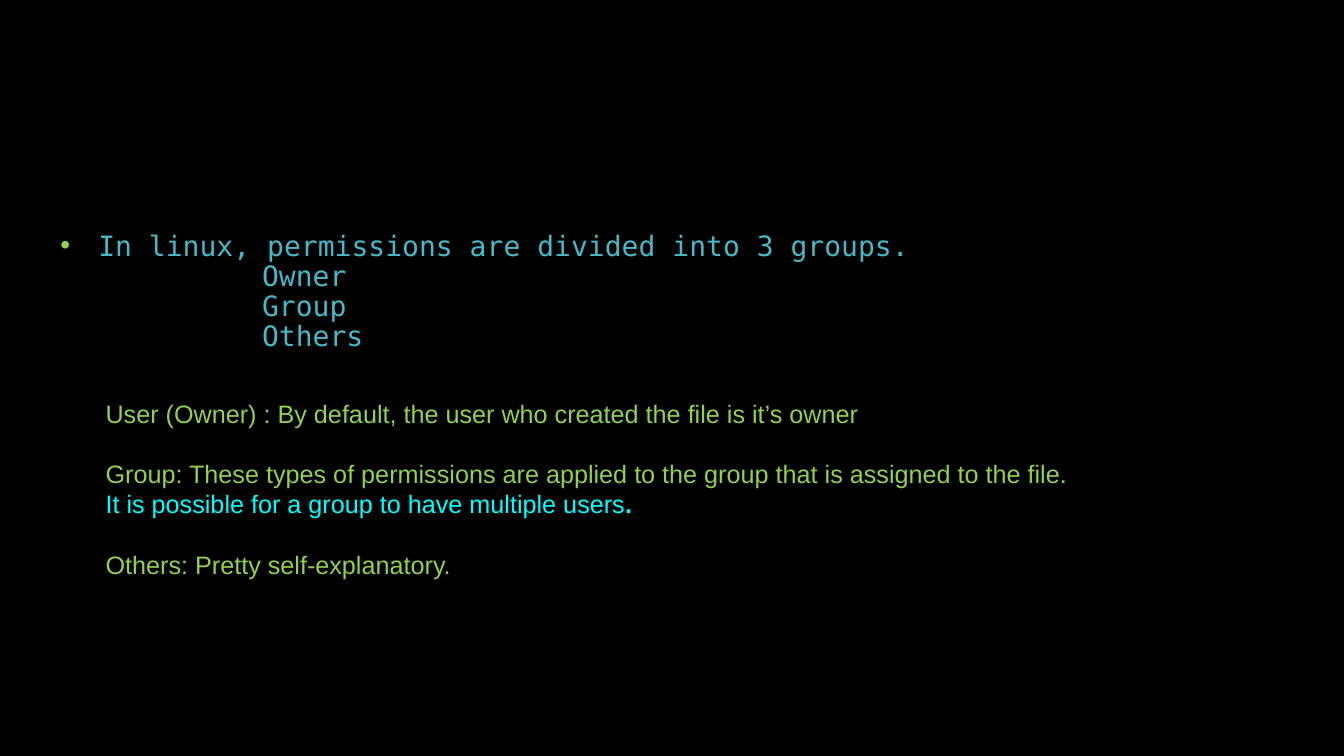
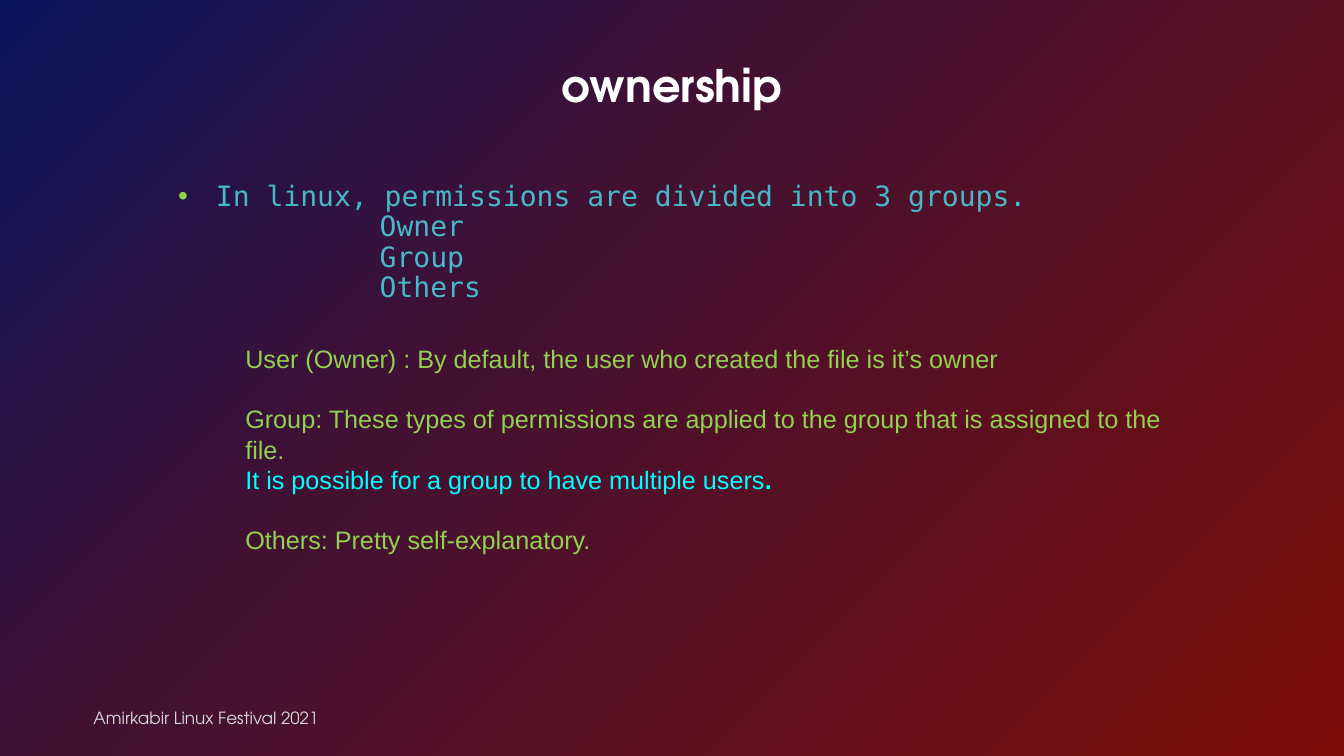
Before and after one commit to linuxfestival/introduction-to-linux-resources, a slide deck: slide 8 of PowerPoint/permissions.pptx (slide 10 before the commit). Drawn at 1344x756 pixels with LibreOffice and Linux fonts; fonts in the diff are those of the drawing. Boxes give left, top, right and bottom in pixels: in the first picture for what was removed or moved away, otherwise in the second. Text is boxed around its words. In the diff, an @@ line names an element or a change of style, - is before the commit and + after.

Commit message:
feat: Update permissions slides to change template

```diff
--- a/PowerPoint/permissions.pptx
+++ b/PowerPoint/permissions.pptx
@@ background #000000 to #FFFFFF @@
@@ rectangle added at [0,0,1344,756], fill gradient #7B0D09 to #421132 to #09145D @@
@@ title added at [562,67,782,111], 32 pt, text #FFFFFF, bold @@
+ownership
@@ subtitle "In linux, permissions are divided ...": place and size @@
-subtitle "In linux, permissions are divided ..." at [98,234,909,347]
+subtitle "In linux, permissions are divided ..." at [216,184,1026,298]
@@ subtitle "User (Owner) : By default, ..." rewrapped from [106,404,1067,580] to [245,349,1160,555] @@
@@ text added at [93,711,318,724], 12 pt, text #D8D8D8 @@
+Amirkabir Linux Festival 2021
```
Also in this commit, not shown: 11 other slides changed, 2 slides added, 4 slides removed.
